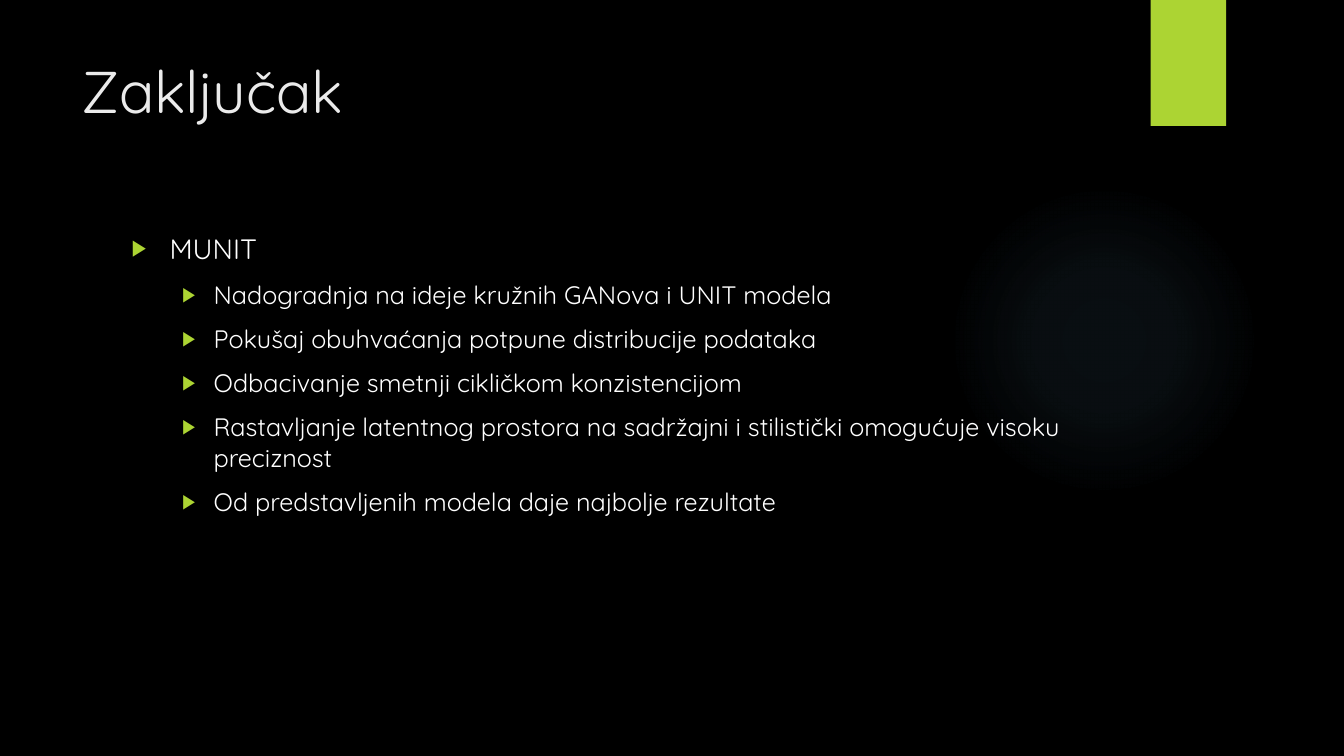
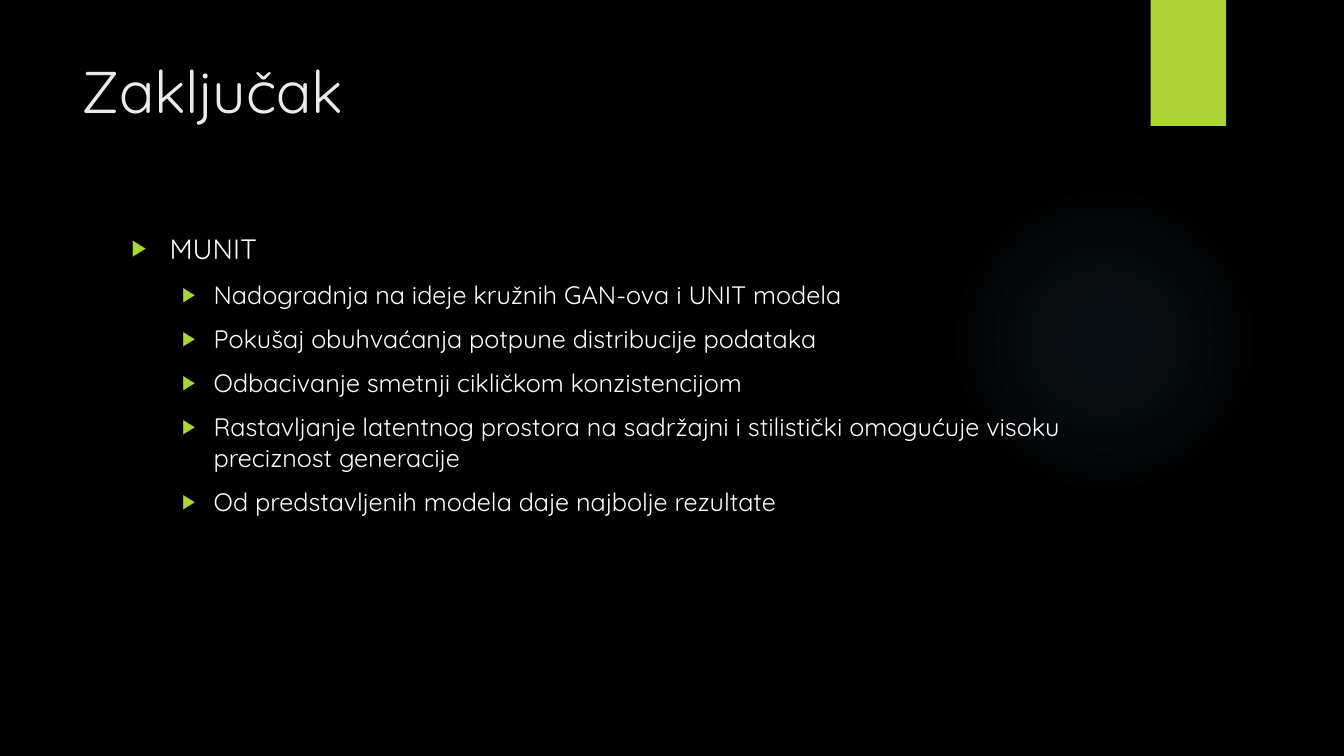
Before and after one commit to v-silverfin/fer-graduate-seminar, a slide deck: slide 27 of kvukic-seminar-presentation-2018.pptx. Drawn at 1344x756 pixels with LibreOffice and Linux fonts; fonts in the diff are those of the drawing; background and template pictures are left out. Boxes give left, top, right and bottom in pixels: in the first picture for what was removed or moved away, otherwise in the second. Text is boxed around its words. In the diff, an @@ line names an element or a change of style, - is before the commit and + after.

Commit message:
Presentation update

```diff
--- a/kvukic-seminar-presentation-2018.pptx
+++ b/kvukic-seminar-presentation-2018.pptx
@@ text at box(214, 285, 841, 309): text changed @@
-  ▶ Nadogradnja na ideje kružnih GANova i UNIT modela
+  ▶ Nadogradnja na ideje kružnih GAN-ova i UNIT modela
@@ text at box(214, 417, 1059, 472): text changed @@
-  ▶ Rastavljanje latentnog prostora na sadržajni i stilistički omogućuje visoku preciznost
+  ▶ Rastavljanje latentnog prostora na sadržajni i stilistički omogućuje visoku preciznost generacije
```
Also in this commit, not shown: 8 other slides changed.
